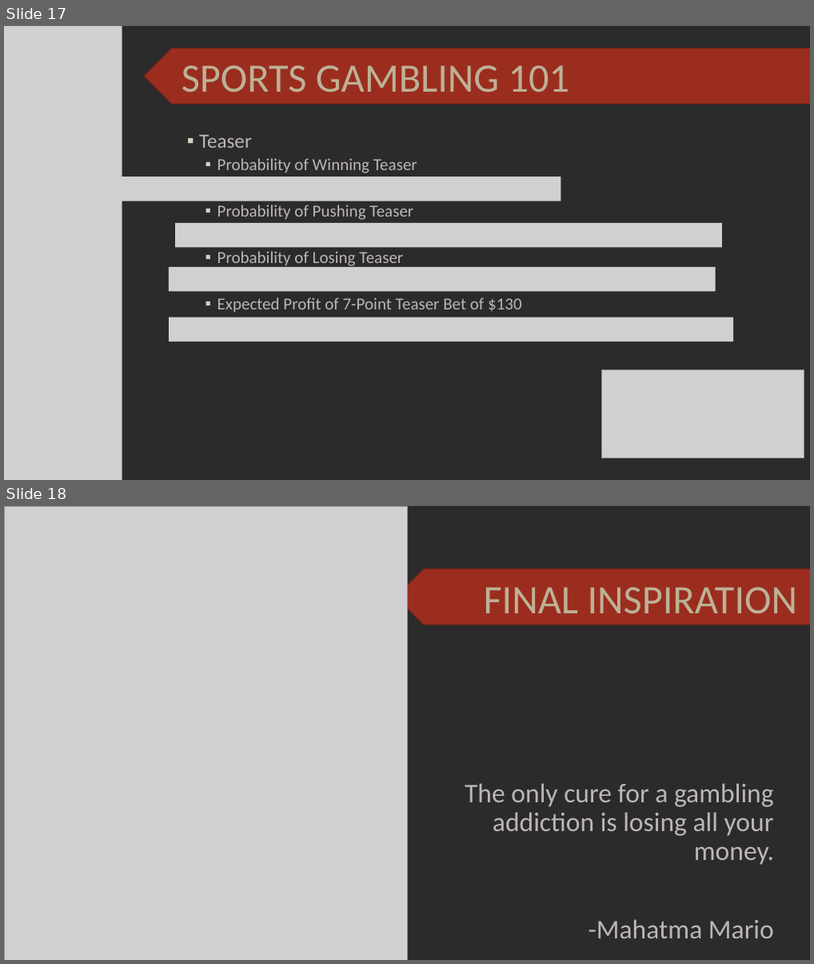
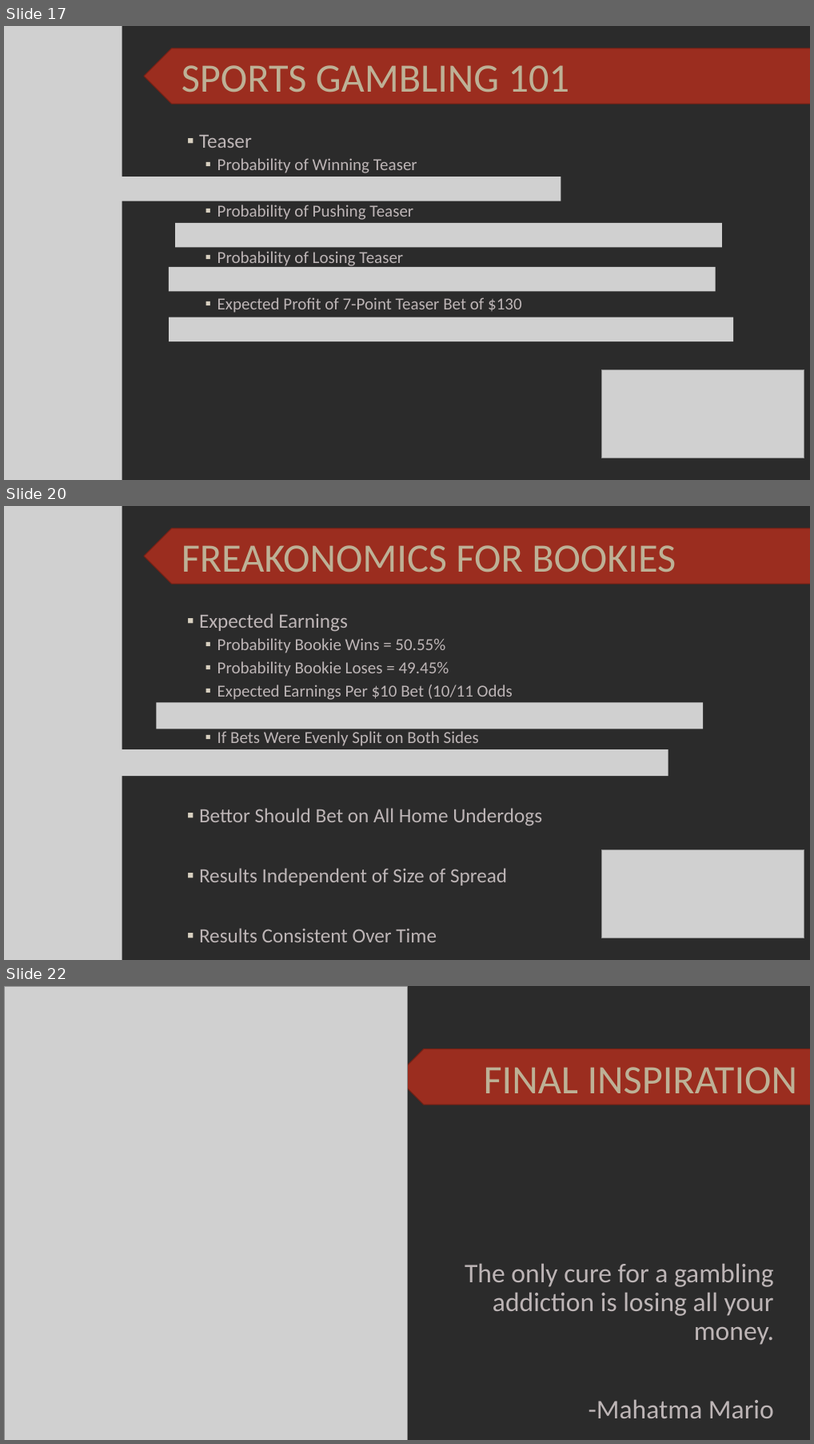
Before and after one commit to SuperMarioGiacomazzo/STOR390_WEBSITE, a slide deck: Slides/Gambling 1/Gambling_1_Lecture.pptx. Shown one above the other, each under a label of ours: slides 17 and 18 before the commit, slides 17, 20 and 22 after it; the slides between them are not shown. The pictures are 814x964 and 814x1444 pixels, drawn with LibreOffice and Linux fonts; fonts in the diff are those of the drawing; grey boxes stand for pictures; background and template pictures are left out; a plain dark background stands for a picture behind light text. Boxes give left, top, right and bottom in pixels: in the first picture for what was removed or moved away, otherwise in the second. Text is boxed around its words. In the diff, an @@ line names an element or a change of style, - is before the commit and + after.

```diff
--- a/Slides/Gambling 1/Gambling_1_Lecture.pptx
+++ b/Slides/Gambling 1/Gambling_1_Lecture.pptx
@@ slide 20 added at <box>4,506,810,960</box>, background picture (left out) @@
@@ picture added at <box>4,506,122,960</box> @@
@@ chevron added at <box>144,528,810,584</box>, fill #9B2D1F, outline #732117 1 pt @@
@@ title added at <box>182,545,676,572</box>, 48 pt, text #BDB196 @@
+FREAKONOMICS FOR BOOKIES
@@ text added at <box>199,613,542,942</box>, 20 pt, text #BDB5B6 @@
+▪ Expected Earnings
+  ▪ Probability Bookie Wins = 50.55%
+  ▪ Probability Bookie Loses = 49.45%
+  ▪ Expected Earnings Per $10 Bet (10/11 Odds
+  ▪ If Bets Were Evenly Split on Both Sides
+▪ Bettor Should Bet on All Home Underdogs
+▪ Results Independent of Size of Spread
+▪ Results Consistent Over Time
@@ picture added at <box>157,702,704,728</box> @@
@@ picture added at <box>122,749,669,776</box> @@
@@ picture added at <box>602,850,804,938</box> @@
@@ what was slide 18 is now slide 22 @@
```
Also in this commit, not shown: 3 other slides added, 7 other files.
